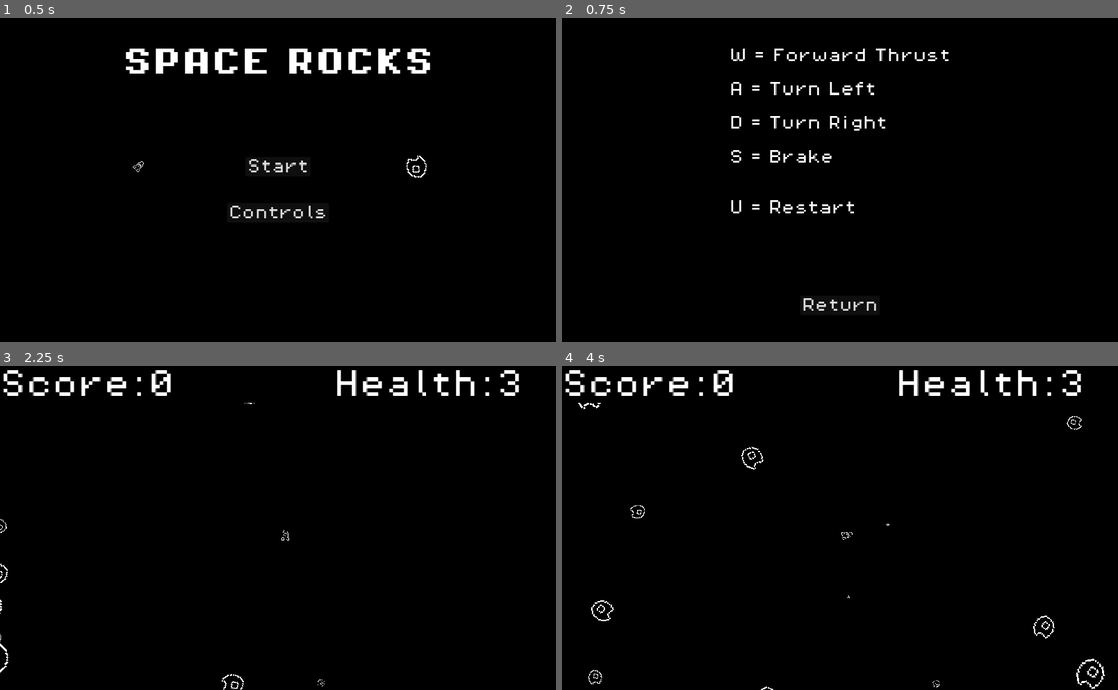
Above: before the commit, frames 1-4 (two rows, left to right).
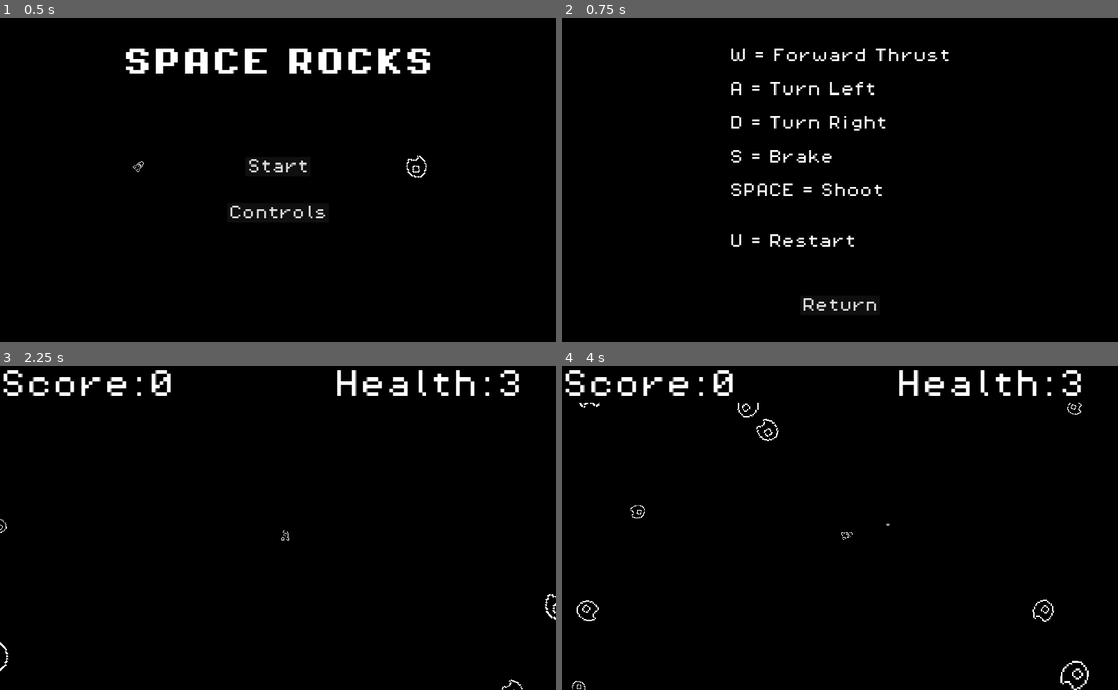
Above: after the commit, the same moments.

Repository: Cryatonic/asteroids-clone
Game: Godot game, scene res://scenes/title_screen.tscn
The game is run twice, just before and just after one commit, with the same random seed, the same clock (stepped at 60 frames per second) and the same inputs.
Inputs (mouse positions are in pixels of both pictures, inside the frame that each line leads up to):
- Up to frame 1 (0.5 s): no input
- Up to frame 2 (0.75 s): click "Controls" at 0.5 s
- Up to frame 3 (2.25 s): click "Return" at 1.25 s; click "Start" at 2 s
- Up to frame 4 (4 s): move the mouse to (962, 511) at 2.77 s; hold D (right_turn) 2.78-3.53 s; hold Right mouse button (spawn_asteroid) 2.78-3.53 s; tap Space (shoot) at 2.85, 3.8 s; move the mouse to (728, 544) at 3.52 s; hold S (brake) from 3.53 s (still down); right-click (728, 544) at 3.6 s

Frame 1 is identical in both runs. In frame 2, 0.9% of the frame differs, in the area x 30-58%, y 51-71%; in frame 3, 0.2%; in frame 4, 0.7%.

Commit message:
Bullet Changes & Hot Fixes

Diff:
--- a/scenes/bullet.tscn
+++ b/scenes/bullet.tscn
@@ -19,7 +19,7 @@
 texture = ExtResource("2_r2gv5")
 
 [node name="LifeTimer" type="Timer" parent="."]
-wait_time = 5.0
+wait_time = 2.0
 one_shot = true
 autostart = true
 
--- a/scenes/controls_screen.tscn
+++ b/scenes/controls_screen.tscn
@@ -34,6 +34,8 @@
 
 S = Brake
 
+SPACE = Shoot
+
 
 U = Restart"
 label_settings = SubResource("LabelSettings_nhet1")
--- a/scripts/asteroid.gd
+++ b/scripts/asteroid.gd
@@ -35,7 +35,7 @@
 func _physics_process(_delta: float) -> void:
 	previous_vel = linear_velocity
 
-func bound(bounding_box) -> void:
+func bound(bounding_box : Array) -> void:
 	var out_of_bounds = [false, [0, 0]] #whether any are oob, [x-bound, y-bound]
 	var x_pos = global_position.x
 	var y_pos = global_position.y
--- a/scripts/bullet.gd
+++ b/scripts/bullet.gd
@@ -19,7 +19,13 @@
 func set_init_direction(angle : float):
 	velocity = Vector2(cos(angle), sin(angle)) * bullet_speed
 
-func bound(bounding_box) -> void:
+func bound(bounding_box : Array):
+	var x_pos = global_position.x
+	var y_pos = global_position.y
+
+	if x_pos < bounding_box[0] || x_pos > bounding_box[1] || y_pos < bounding_box[2] || y_pos > bounding_box[3]:
+		die()
+func bound2(bounding_box : Array) -> void:
 	var out_of_bounds = [false, [0, 0]] #whether any are oob, [x-bound, y-bound]
 	var x_pos = global_position.x
 	var y_pos = global_position.y
--- a/scripts/game.gd
+++ b/scripts/game.gd
@@ -14,6 +14,8 @@
 @onready var spawn_timer: Timer = $SpawnTimer
 
 func _ready() -> void:
+	Input.mouse_mode = Input.MOUSE_MODE_HIDDEN
+
 	spawn_ship(Vector2i(bounding_box[1] / 2, bounding_box[3] / 2))
 	for x in range(0, 10):
 		random_spawn_asteroid()
@@ -60,12 +62,12 @@
 		if side == 0:
 			spawn_location = Vector2i(spot, randi_range(bounding_box[2], bounding_box[3]))
 		else:
-			spawn_location = Vector2i(bounding_box[1] - spot, randi_range(bounding_box[2], bounding_box[3]))
+			spawn_location = Vector2i(bounding_box[1] + spot, randi_range(bounding_box[2], bounding_box[3]))
 	else:
 		if side == 2:
-			spawn_location = Vector2i(randi_range(bounding_box[0], bounding_box[1]), spot)
+			spawn_location = Vector2i(randi_range(bounding_box[0], bounding_box[1]), bounding_box[2] + spot)
 		else:
-			spawn_location = Vector2i(randi_range(bounding_box[0], bounding_box[1]), bounding_box[3] - spot)
+			spawn_location = Vector2i(randi_range(bounding_box[0], bounding_box[1]), bounding_box[3] + spot)
 
 	spawn_asteroid(spawn_location)
 
--- a/scripts/ship.gd
+++ b/scripts/ship.gd
@@ -25,7 +25,7 @@
 var dampeners_on : bool = false
 var braking : bool = false
 var invuln = [false, 0, 0.75] #invulnerable?; time invulnerable; max time invulnerable in seconds
-var shoot_cooldown = [false, 0.333] #can shoot; shoot cooldown time in seconds
+var shoot_cooldown = [false, 0.2] #can shoot; shoot cooldown time in seconds
 
 # Called when the node enters the scene tree for the first time.
 func _ready() -> void:
@@ -108,7 +108,7 @@
 	if angular_velocity < 2 * PI * 0.10:
 		angular_velocity = 0
 
-func bound(bounding_box) -> void:
+func bound(bounding_box : Array) -> void:
 	var out_of_bounds = [false, [0, 0]] #whether any are oob, [x-bound, y-bound]
 	var x_pos = global_position.x
 	var y_pos = global_position.y
Not shown, changed: Asteroids Clone.pck
